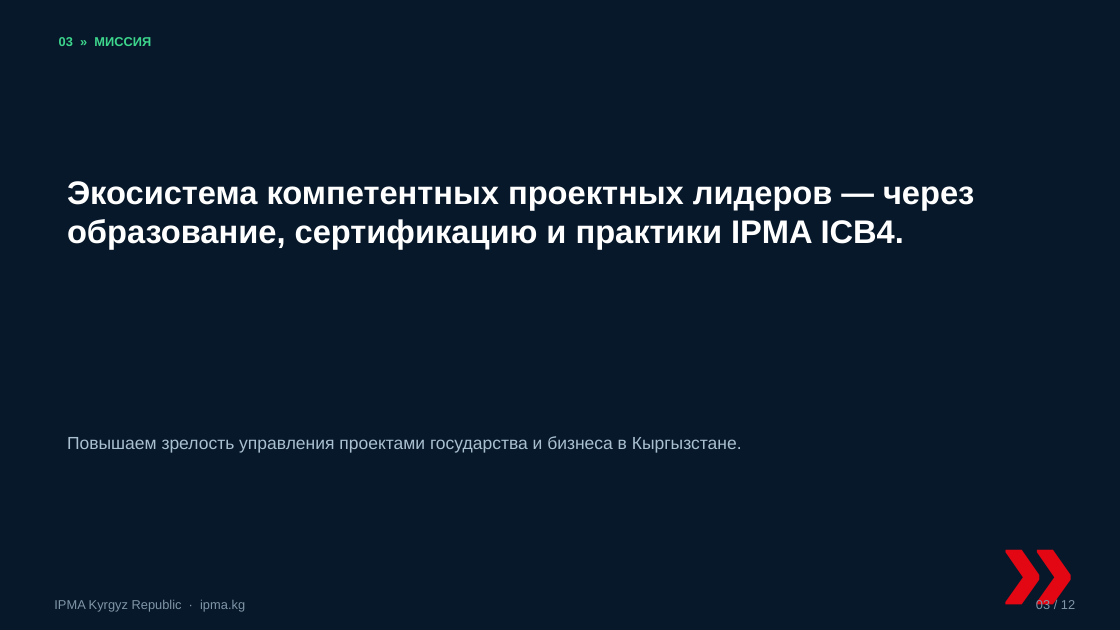
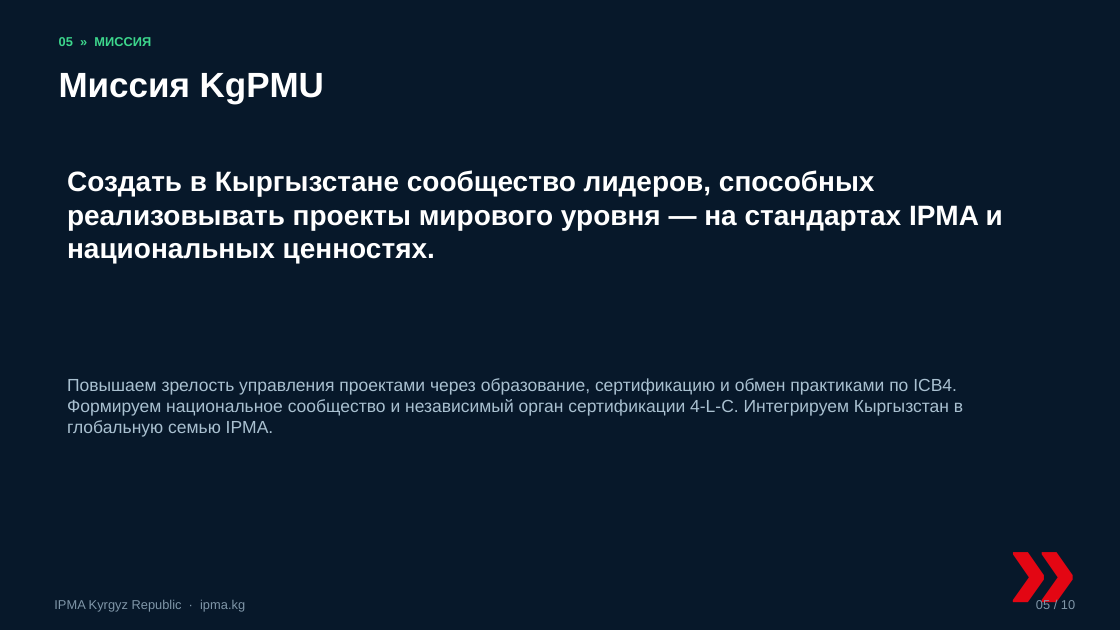
Before and after one commit to umekishev/umekishev, a slide deck: slide 5 of presentations/IPMA_Kyrgyzstan_CoD_Presentation.pptx (slide 3 before the commit). Drawn at 1120x630 pixels with LibreOffice and Linux fonts; fonts in the diff are those of the drawing. Boxes give left, top, right and bottom in pixels: in the first picture for what was removed or moved away, otherwise in the second. Text is boxed around its words. In the diff, an @@ line names an element or a change of style, - is before the commit and + after.

```diff
--- a/presentations/IPMA_Kyrgyzstan_CoD_Presentation.pptx
+++ b/presentations/IPMA_Kyrgyzstan_CoD_Presentation.pptx
@@ text at (x1=59, y1=37, x2=151, y2=46): text changed @@
-03 » МИССИЯ
+05 » МИССИЯ
@@ text added at (x1=59, y1=73, x2=324, y2=104), 30 pt, text #FFFFFF, bold @@
+Миссия KgPMU
@@ text added at (x1=67, y1=170, x2=1003, y2=264), 24 pt, text #FFFFFF, bold @@
+Создать в Кыргызстане сообщество лидеров, способных реализовывать проекты мирового уровня — на стандартах IPMA и национальных ценностях.
@@ text removed at (x1=67, y1=181, x2=974, y2=249) @@
-Экосистема компетентных проектных лидеров — через образование, сертификацию и практики IPMA ICB4.
@@ text added at (x1=67, y1=378, x2=963, y2=437), 15 pt, text #A9C0D0 @@
+Повышаем зрелость управления проектами через образование, сертификацию и обмен практиками по ICB4. Формируем национальное сообщество и независимый орган сертификации 4‑L‑C. Интегрируем Кыргызстан в глобальную семью IPMA.
@@ text removed at (x1=67, y1=436, x2=742, y2=453) @@
-Повышаем зрелость управления проектами государства и бизнеса в Кыргызстане.
@@ text "»" moved from (x1=991, y1=471, x2=1120, y2=597) to (x1=1000, y1=479, x2=1120, y2=597) @@
@@ text "»" at (x1=1000, y1=479, x2=1120, y2=597): size 120 to 110 pt @@
@@ text at (x1=1036, y1=599, x2=1075, y2=609): text changed @@
-03 / 12
+05 / 10
```
Also in this commit, not shown: 4 other slides changed, 5 slides added, 7 slides removed, 1 other file.
